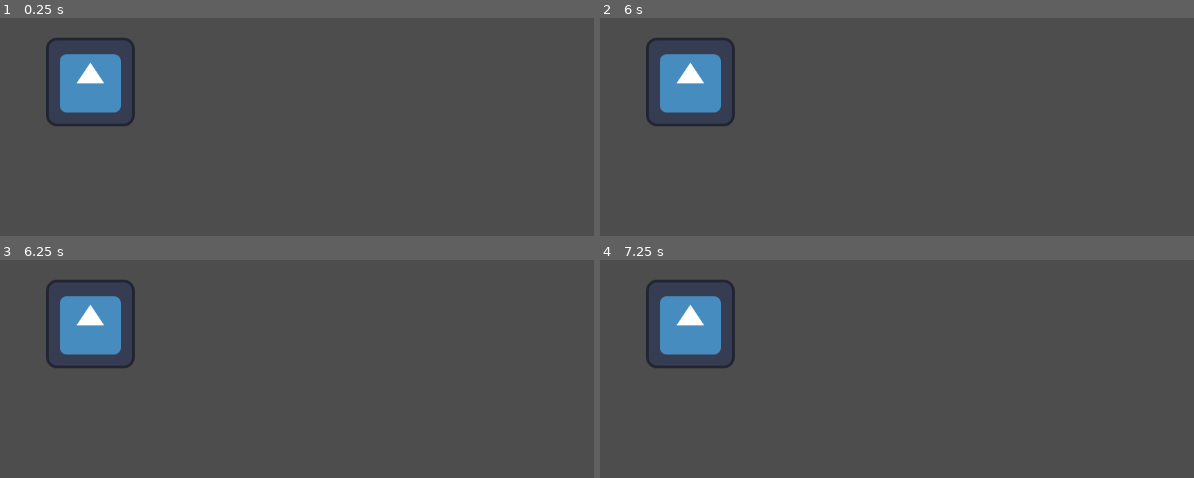
Above: before the commit, frames 1-4 (two rows, left to right).
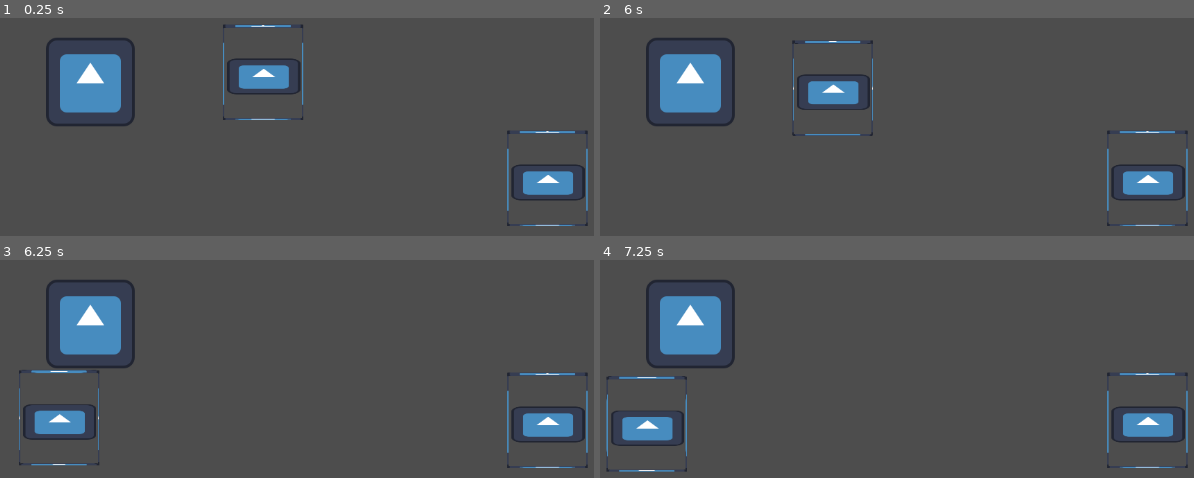
Above: after the commit, the same moments.

Repository: We-Are-Gamers/LD54
Game: Godot game, scene res://game_scene.tscn
Same seed, same stepped clock (60 frames per second), same inputs: the game is played once before the commit and once after it. The engine's default icon, where the game draws it, is replaced by a stand-in: a white triangle on a blue panel in a dark square.
Inputs (mouse positions are in pixels of both pictures, inside the frame that each line leads up to):
- Up to frame 1 (0.25 s): no input
- Up to frame 2 (6 s): tap Enter at 0.5, 2, 3.5 s; move the mouse to (outside the picture) at 0.52 s; click (outside the picture) at 0.67 s; tap Space at 1.25, 2.75, 4.25 s; drag from (outside the picture) to (outside the picture) at 1.27 s; move the mouse to (outside the picture) at 2.02 s; click (outside the picture) at 2.17 s; drag from (843, 201) to (outside the picture) at 2.77 s; move the mouse to (683, 87) at 3.52 s; click (683, 87) at 3.67 s; drag from (980, 177) to (683, 87) at 4.27 s; move the mouse to (647, 222) at 5.02 s; click (647, 222) at 5.17 s; drag from (885, 100) to (647, 222) at 5.77 s
- Up to frame 3 (6.25 s): no input
- Up to frame 4 (7.25 s): move the mouse to (outside the picture) at 6.52 s; click (outside the picture) at 6.67 s

The runs differ from the first frame. In frame 1, 3.1% of the frame differs, in the area x 37-99%, y 3-96%; in frame 2, 3.1%; in frame 3, 3.2%; in frame 4, 3.2%, in the area x 1-99%, y 51-98%.

Commit message:
add some basic click drag functionality to an 'ad window'

Diff:
--- /dev/null
+++ b/ad_window.gd
@@ -0,0 +1,45 @@
+extends RigidBody2D
+
+var dragged = false
+var stiffness = 690
+var mouseForce = Vector2(0,0)
+var dragStart = Vector2(0,0)
+var dragTo = Vector2(0,0)
+
+
+# Called when the node enters the scene tree for the first time.
+func _ready():
+	pass # Replace with function body.
+
+
+func _physics_process(delta):
+	if dragged:
+		drag_window()
+		apply_force(mouseForce, dragStart)
+
+
+func drag_window():
+	var distance = dragTo - to_global(dragStart)
+	mouseForce = distance.normalized() * stiffness * distance.length()
+
+# Called every frame. 'delta' is the elapsed time since the previous frame.
+func _process(delta):
+	pass
+
+
+func _input(event):
+	if(event is InputEventMouseMotion):
+		dragTo = event.position
+		return
+	if (event is InputEventMouseButton && event.button_index == MOUSE_BUTTON_LEFT):
+		print('release')
+		dragged = false
+
+
+func _on_input_event(viewport, event, shape_idx):
+	if dragged || !(event is InputEventMouseButton) || event.button_index != MOUSE_BUTTON_LEFT:
+		return
+	if event.pressed:
+		dragStart = to_local(event.position)
+		print('press')
+		dragged = true
--- /dev/null
+++ b/ad_window.tscn
@@ -0,0 +1,47 @@
+[gd_scene load_steps=4 format=3 uid="uid://bfg8bbu3s1kq6"]
+
+[ext_resource type="Script" path="res://ad_window.gd" id="1_yrrbw"]
+[ext_resource type="Texture2D" uid="uid://daj0dmdfuyb5f" path="res://resources/icon.svg" id="2_uyvyp"]
+
+[sub_resource type="RectangleShape2D" id="RectangleShape2D_7j14t"]
+size = Vector2(116, 138)
+
+[node name="AdWindow" type="RigidBody2D"]
+collision_layer = 2
+collision_mask = 2
+input_pickable = true
+gravity_scale = 0.0
+continuous_cd = 1
+lock_rotation = true
+linear_damp = 100.0
+script = ExtResource("1_yrrbw")
+
+[node name="AdCollider" type="CollisionShape2D" parent="."]
+shape = SubResource("RectangleShape2D_7j14t")
+
+[node name="BottomFrame" type="Sprite2D" parent="AdCollider"]
+position = Vector2(0, 67.5)
+scale = Vector2(0.90625, 0.0234375)
+texture = ExtResource("2_uyvyp")
+
+[node name="TopFrame" type="Sprite2D" parent="AdCollider"]
+position = Vector2(0, -66.5)
+scale = Vector2(0.90625, 0.0390625)
+texture = ExtResource("2_uyvyp")
+
+[node name="LeftFrame" type="Sprite2D" parent="AdCollider"]
+position = Vector2(-57, 0)
+scale = Vector2(0.015625, 1.0625)
+texture = ExtResource("2_uyvyp")
+
+[node name="RightFrame" type="Sprite2D" parent="AdCollider"]
+position = Vector2(57, 0)
+scale = Vector2(0.015625, 1.0625)
+texture = ExtResource("2_uyvyp")
+
+[node name="TopFrame2" type="Sprite2D" parent="AdCollider"]
+position = Vector2(1, 6)
+scale = Vector2(0.821289, 0.399963)
+texture = ExtResource("2_uyvyp")
+
+[connection signal="input_event" from="." to="." method="_on_input_event"]
--- a/game_scene.tscn
+++ b/game_scene.tscn
@@ -1,9 +1,60 @@
-[gd_scene load_steps=2 format=3 uid="uid://bxx0vlyg407th"]
+[gd_scene load_steps=7 format=3 uid="uid://bxx0vlyg407th"]
 
 [ext_resource type="Texture2D" uid="uid://daj0dmdfuyb5f" path="res://resources/icon.svg" id="1_vcdwo"]
+[ext_resource type="PackedScene" uid="uid://bfg8bbu3s1kq6" path="res://ad_window.tscn" id="2_q7wh3"]
+
+[sub_resource type="RectangleShape2D" id="RectangleShape2D_u1jak"]
+size = Vector2(1164, 20)
+
+[sub_resource type="RectangleShape2D" id="RectangleShape2D_74acg"]
+size = Vector2(1164, 20)
+
+[sub_resource type="RectangleShape2D" id="RectangleShape2D_nf61k"]
+size = Vector2(19.5, 665)
+
+[sub_resource type="RectangleShape2D" id="RectangleShape2D_8ej7l"]
+size = Vector2(19.5, 665)
 
 [node name="GameScene" type="Node2D"]
 
 [node name="Logo" type="Sprite2D" parent="."]
 position = Vector2(410, 153)
 texture = ExtResource("1_vcdwo")
+
+[node name="AdWindow2" parent="." instance=ExtResource("2_q7wh3")]
+position = Vector2(659, 139)
+
+[node name="AdWindow3" parent="." instance=ExtResource("2_q7wh3")]
+position = Vector2(1069, 292)
+
+[node name="StaticBody2D" type="StaticBody2D" parent="."]
+collision_layer = 2
+collision_mask = 2
+
+[node name="CollisionShape2D" type="CollisionShape2D" parent="StaticBody2D"]
+position = Vector2(572, 0)
+shape = SubResource("RectangleShape2D_u1jak")
+
+[node name="StaticBody2D2" type="StaticBody2D" parent="."]
+collision_layer = 2
+collision_mask = 2
+
+[node name="CollisionShape2D" type="CollisionShape2D" parent="StaticBody2D2"]
+position = Vector2(577, 648)
+shape = SubResource("RectangleShape2D_74acg")
+
+[node name="StaticBody2D3" type="StaticBody2D" parent="."]
+collision_layer = 2
+collision_mask = 2
+
+[node name="CollisionShape2D" type="CollisionShape2D" parent="StaticBody2D3"]
+position = Vector2(-4.25, 327.5)
+shape = SubResource("RectangleShape2D_nf61k")
+
+[node name="StaticBody2D4" type="StaticBody2D" parent="."]
+collision_layer = 2
+collision_mask = 2
+
+[node name="CollisionShape2D" type="CollisionShape2D" parent="StaticBody2D4"]
+position = Vector2(1151, 325)
+shape = SubResource("RectangleShape2D_8ej7l")
